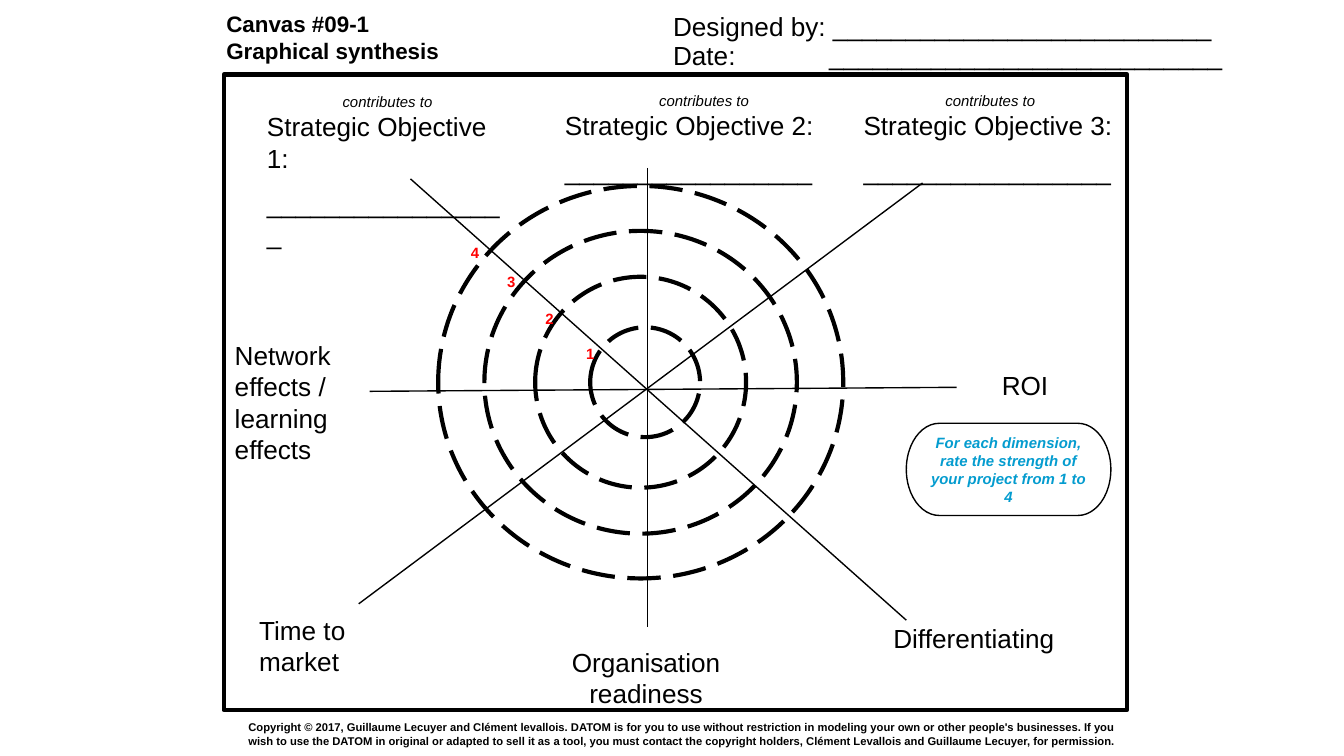
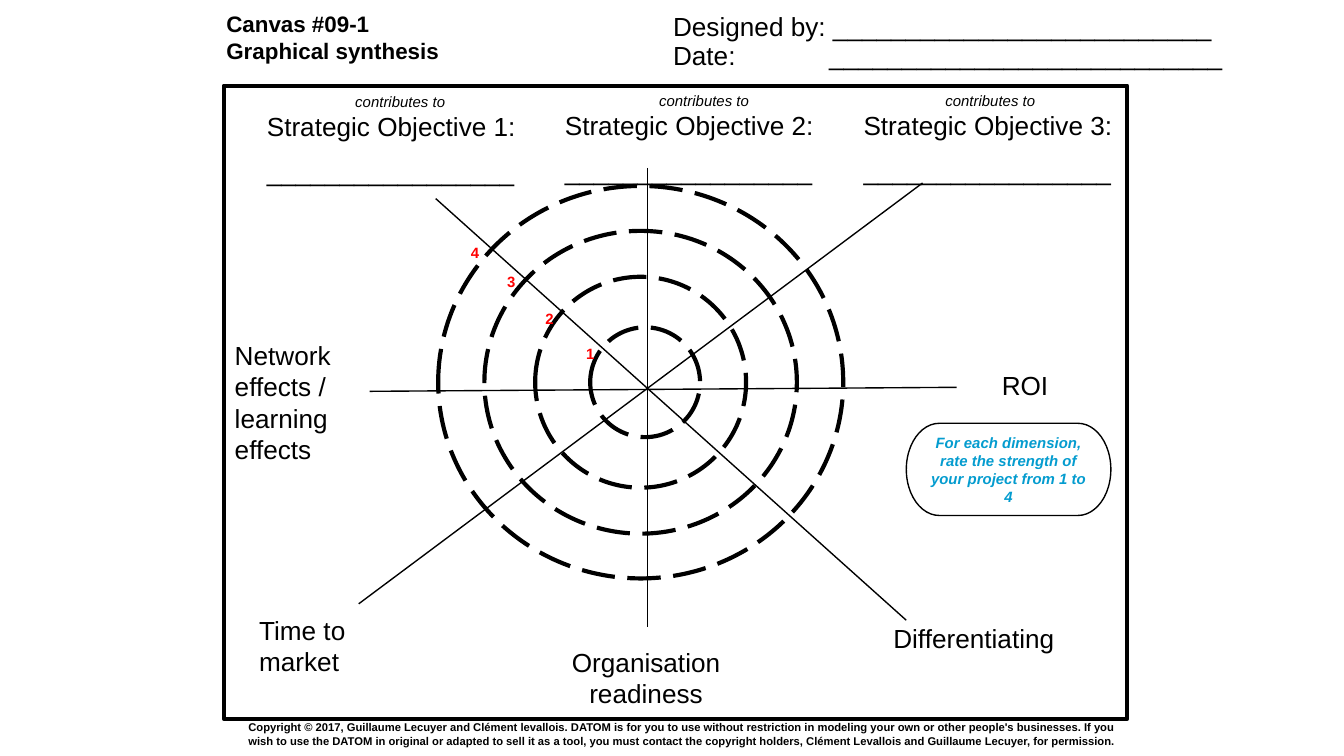
Before and after one commit to DDBM/main, a slide deck: slide 11 of docs/ppt/en/method/DATOM-Method-all-canvas-EN.pptx. Drawn at 1344x756 pixels with LibreOffice and Linux fonts; fonts in the diff are those of the drawing. Boxes give left, top, right and bottom in pixels: in the first picture for what was removed or moved away, otherwise in the second. Text is boxed around its words. In the diff, an @@ line names an element or a change of style, - is before the commit and + after.

```diff
--- a/docs/ppt/en/method/DATOM-Method-all-canvas-EN.pptx
+++ b/docs/ppt/en/method/DATOM-Method-all-canvas-EN.pptx
@@ rectangle: place and size @@
-rectangle at [223,74,1126,710]
+rectangle at [223,86,1126,719]
@@ text "contributes to" rewrapped from [267,96,486,168] to [267,96,516,142] @@
@@ line moved from (410, 179) - (906, 620) to (435, 199) - (906, 620) @@
```
Also in this commit, not shown: 5 other slides changed, 15 other files.
